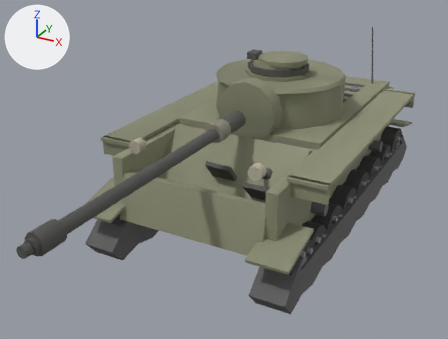
An edit to the glTF model client/assets/models/m36.glb, drawn before and after from the same camera.
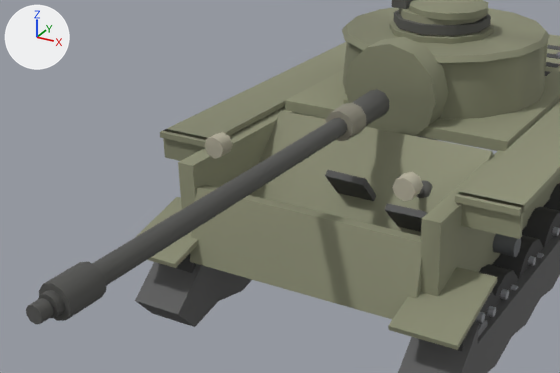
Each version appears first whole from a 50 mm camera at (4.4, -9.9, 5.49) aimed at (-0.17, -1.61, 1.34), and next in a close-up on the part from 0% to 79% of the width and 16% to 85% of the height. The axes (+X, +Y, +Z) are drawn at upper left. The lights are the same throughout. The last two pictures show the newer version. Where no turn or scale is listed for an object, it has been applied to the vertices.

Before the edit, the objects in view are built like this:
```python
me_mesh_11 = bpy.data.meshes.new('Mesh_11')
me_mesh_11.from_pydata(...)  # 148 vertices, 248 faces; spans x -0.24..0.24, y -0.407..0.407, z -0.407..0.407
me_mesh_11.materials.append(mat_wheel11_mat)
me_mesh_19 = bpy.data.meshes.new('Mesh_19')
me_mesh_19.from_pydata(...)  # 8 vertices, 12 faces; spans x -1.23..1.23, y -3.09..-2.75, z 0.78..1.57
me_mesh_19.materials.append(mat_lowerplate_mat)
me_mesh_27 = bpy.data.meshes.new('Mesh_27')
me_mesh_27.from_pydata(...)  # 120 vertices, 200 faces; spans x -0.15..0.15, y -4.67..0.04, z -0.16..0.16
me_mesh_27.materials.append(mat_barrel_mat)
ob_barrel = bpy.data.objects.new('barrel', me_mesh_27)
ob_barrel.location = (0.0, -1.48, 2.2)
ob_lowerplate = bpy.data.objects.new('lowerPlate', me_mesh_19)
ob_lowerplate.location = (0.0, 0.0, 0.0)
ob_wheel11 = bpy.data.objects.new('wheel11', me_mesh_11)
ob_wheel11.location = (1.47, -0.385, 0.48)
# also in view: 'wheel13' at (1.47, -1.92, 0.48); 'mantlet' at (0.0, -1.02, 2.22); 'hullTop' at (0.0, 0.9, 1.88); 'turretRoof' at (0.0, 0.1, 2.76); 'turretSide' at (0.0, 0.2, 2.57)
```
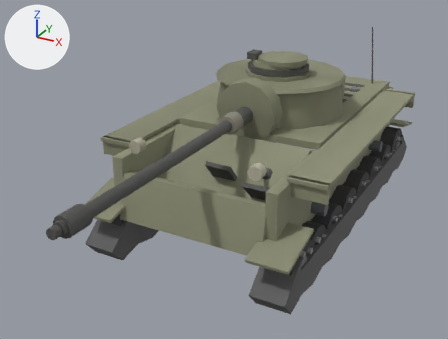
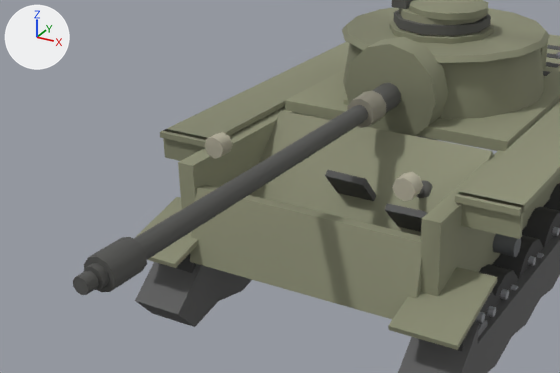
Changed parts and their boxes [x1, y1, x2, y2] in the close-ups (560 x 373 px):
```json
{"object": "barrel", "change": "moved", "before": [26, 89, 389, 324], "after": [73, 83, 401, 295]}
```

Edits to the scene script, one JSON object a line:
```json
{"op": "set", "path": "ob_barrel.location", "old": "(0.0, -1.48, 2.2)", "new": "(0.0, -1.06, 2.2)"}
```
